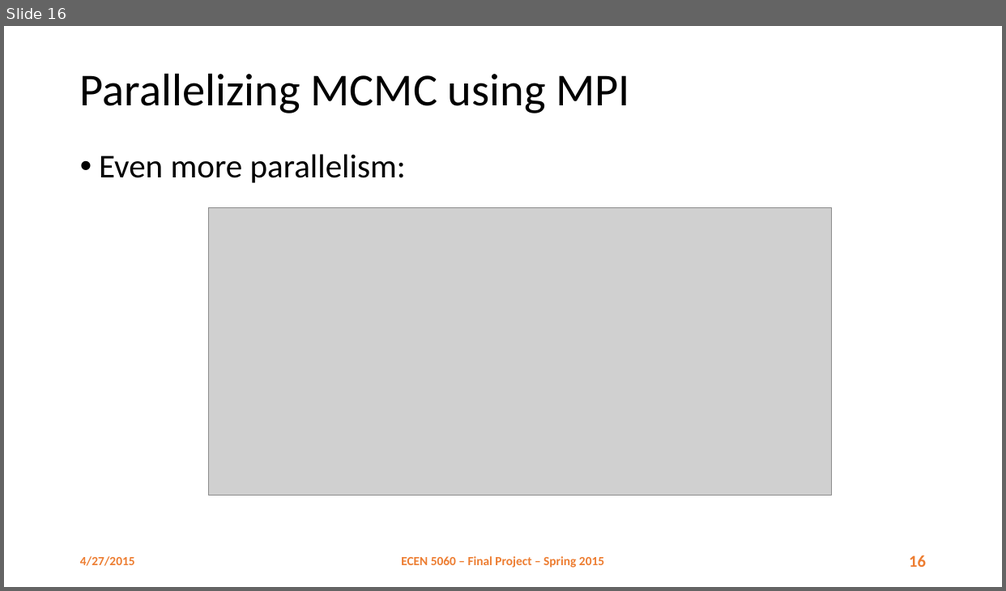
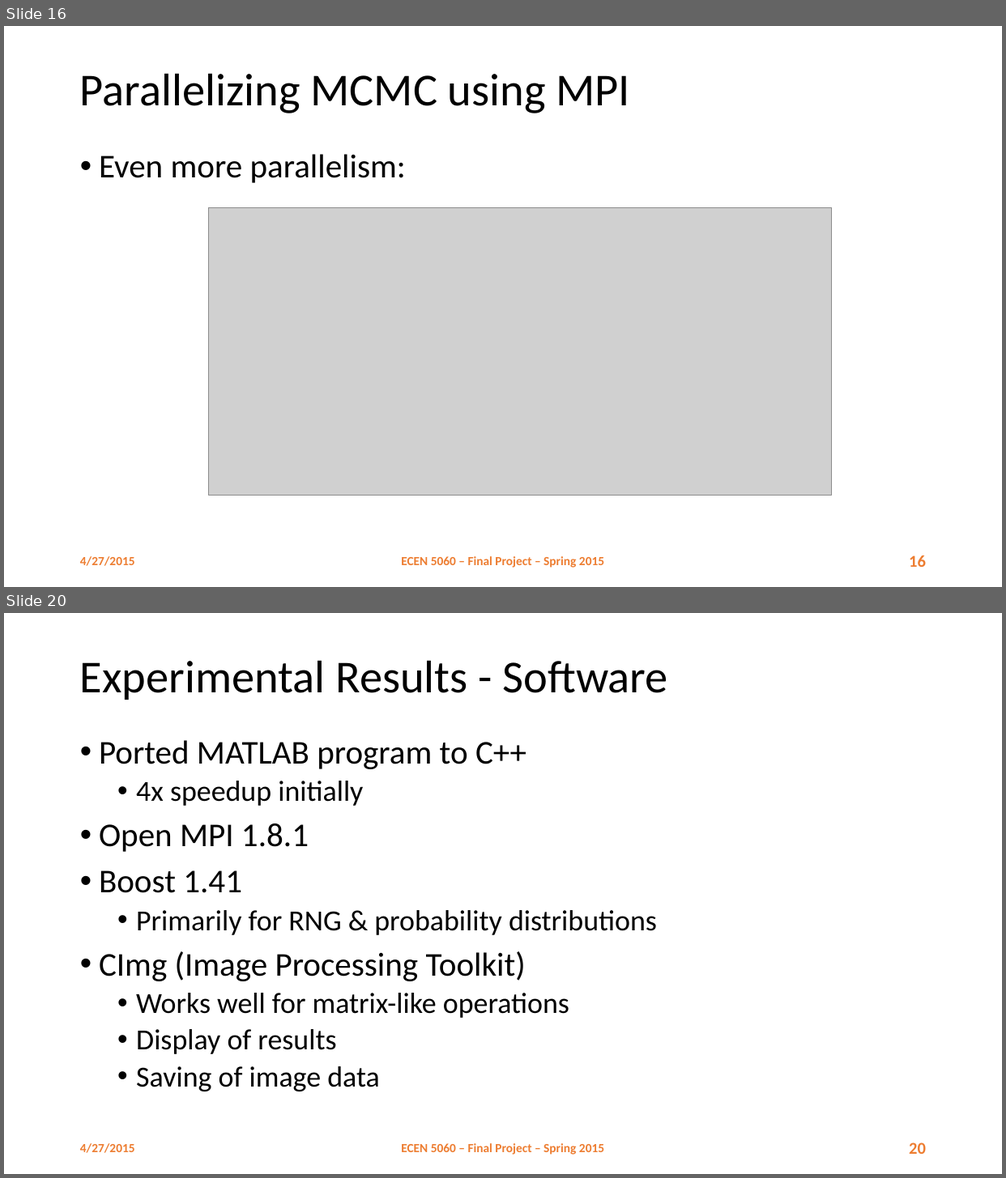
Before and after one commit to danhtuan/jdmcmc-mpi, a slide deck: report/Parallel MCMC.pptx. Shown one above the other, each under a label of ours: slide 16 before the commit, slides 16 and 20 after it; the slides between them are not shown. The pictures are 1006x591 and 1006x1178 pixels, drawn with LibreOffice and Linux fonts; fonts in the diff are those of the drawing; grey boxes stand for pictures; background and template pictures are left out. Boxes give left, top, right and bottom in pixels: in the first picture for what was removed or moved away, otherwise in the second. Text is boxed around its words. In the diff, an @@ line names an element or a change of style, - is before the commit and + after.

Commit message:
- add excel spreadsheet of results - matthew's modifications to powerpoint - new slides

```diff
--- a/report/Parallel MCMC.pptx
+++ b/report/Parallel MCMC.pptx
@@ slide 20 added at (4, 613, 1002, 1174), background #FFFFFF @@
@@ title added at (80, 660, 668, 700), 44 pt, text #000000 @@
+Experimental Results - Software
@@ text added at (99, 740, 657, 1092), 28 pt, text #000000 @@
+• Ported MATLAB program to C++
+  • 4x speedup initially
+• Open MPI 1.8.1
+• Boost 1.41
+  • Primarily for RNG & probability distributions
+• CImg (Image Processing Toolkit)
+  • Works well for matrix-like operations
+  • Display of results
+  • Saving of image data
@@ text added at (80, 1144, 135, 1153), 12 pt, text #ED7D31, bold @@
+4/27/2015
@@ text added at (401, 1144, 604, 1155), 12 pt, text #ED7D31, bold @@
+ECEN 5060 – Final Project – Spring 2015
@@ page number added at (909, 1143, 926, 1154), 16 pt, text #ED7D31, bold @@
+20
```
Also in this commit, not shown: 4 slides changed, 14 other slides added, 1 other file.
